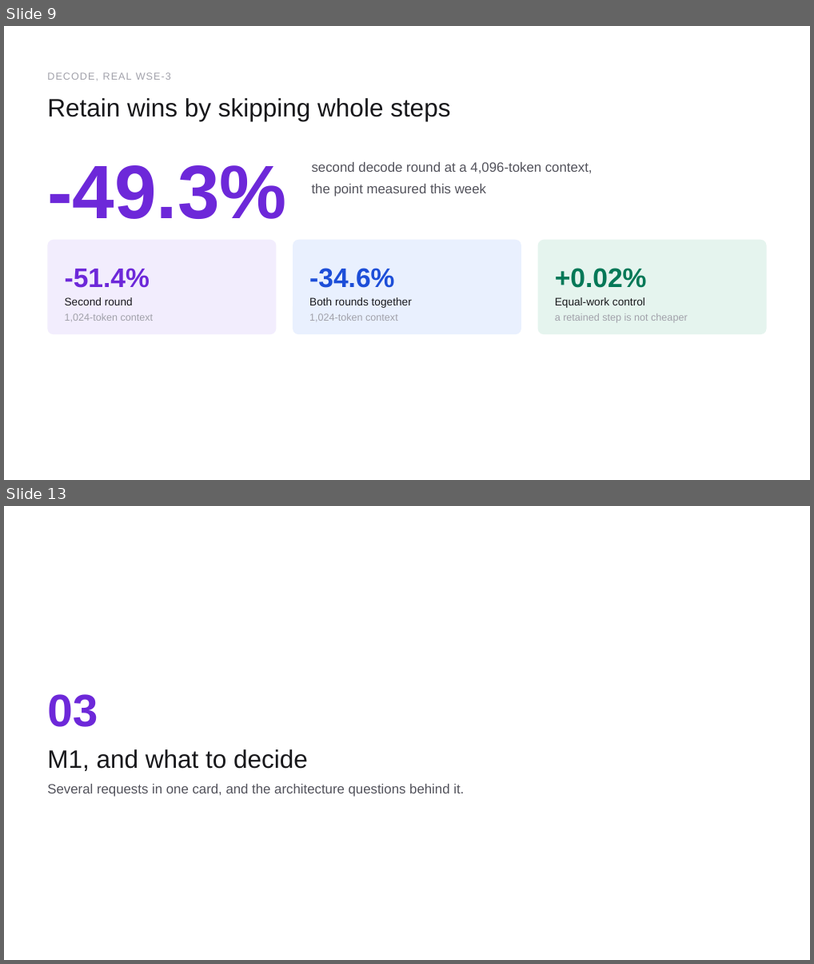
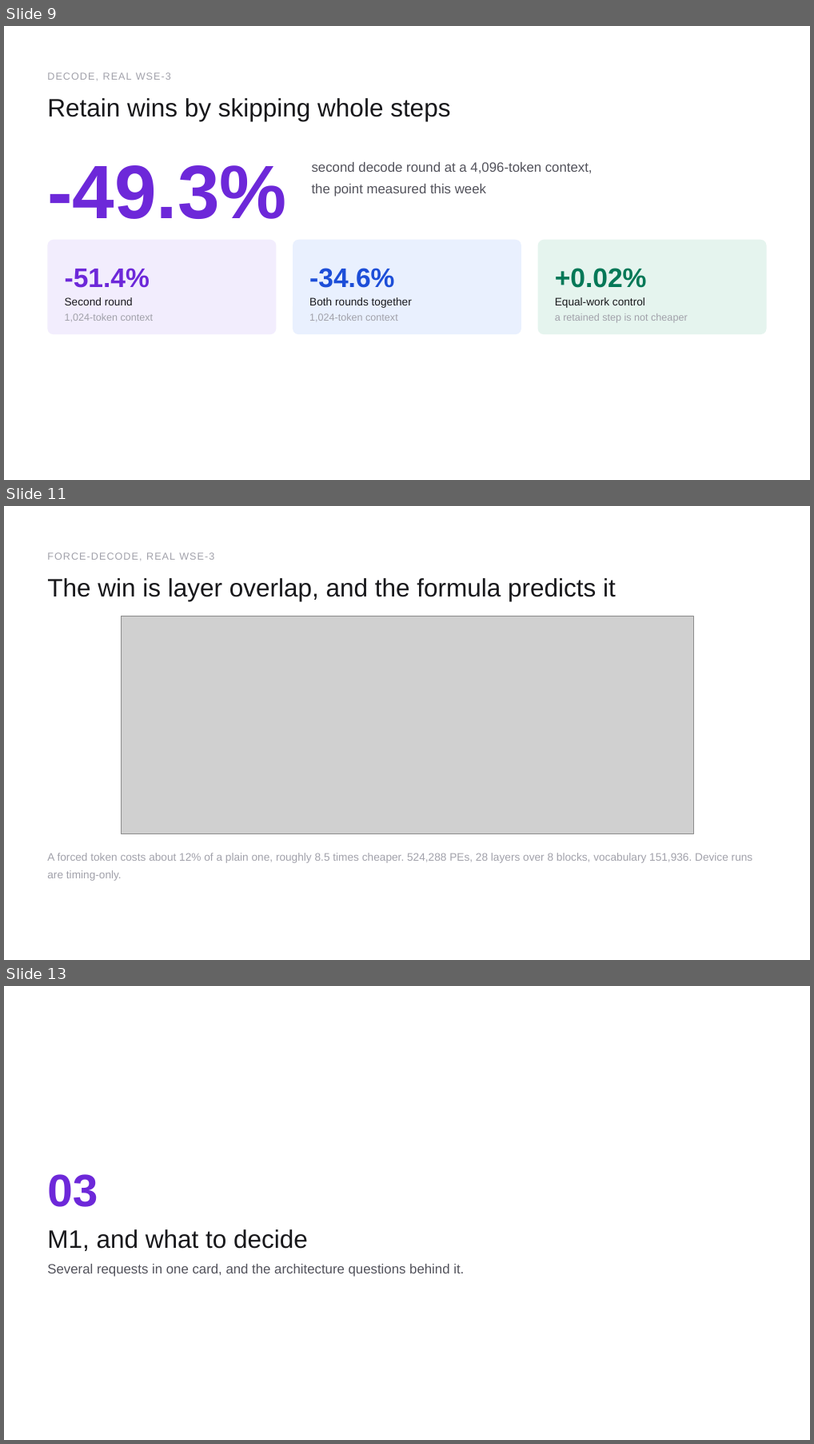
Before and after one commit to happyandslow/agent-memory, a slide deck: projects/WaferEngine-staging/meetings/2026-07-26.pptx. Shown one above the other, each under a label of ours: slides 9 and 13 before the commit, slides 9, 11 and 13 after it; the slides between them are not shown. The pictures are 814x964 and 814x1444 pixels, drawn with LibreOffice and Linux fonts; fonts in the diff are those of the drawing; grey boxes stand for pictures. Boxes give left, top, right and bottom in pixels: in the first picture for what was removed or moved away, otherwise in the second. Text is boxed around its words. In the diff, an @@ line names an element or a change of style, - is before the commit and + after.

```diff
--- a/projects/WaferEngine-staging/meetings/2026-07-26.pptx
+++ b/projects/WaferEngine-staging/meetings/2026-07-26.pptx
@@ slide 11 added at (4, 506, 810, 960), background #FFFFFF @@
@@ text added at (47, 552, 214, 560), 18 pt, text #A1A1AA @@
+FORCE-DECODE, REAL WSE-3
@@ text added at (47, 578, 616, 601), 45 pt, text #18181B @@
+The win is layer overlap, and the formula predicts it
@@ picture added at (121, 616, 694, 834) @@
@@ text added at (47, 852, 754, 880), 19.5 pt, text #A1A1AA @@
+A forced token costs about 12% of a plain one, roughly 8.5 times cheaper. 524,288 PEs, 28 layers over 8 blocks, vocabulary 151,936. Device runs are timing-only.
```
Also in this commit, not shown: 6 slides changed, 1 other slide added, 2 slides removed, 5 other files.
